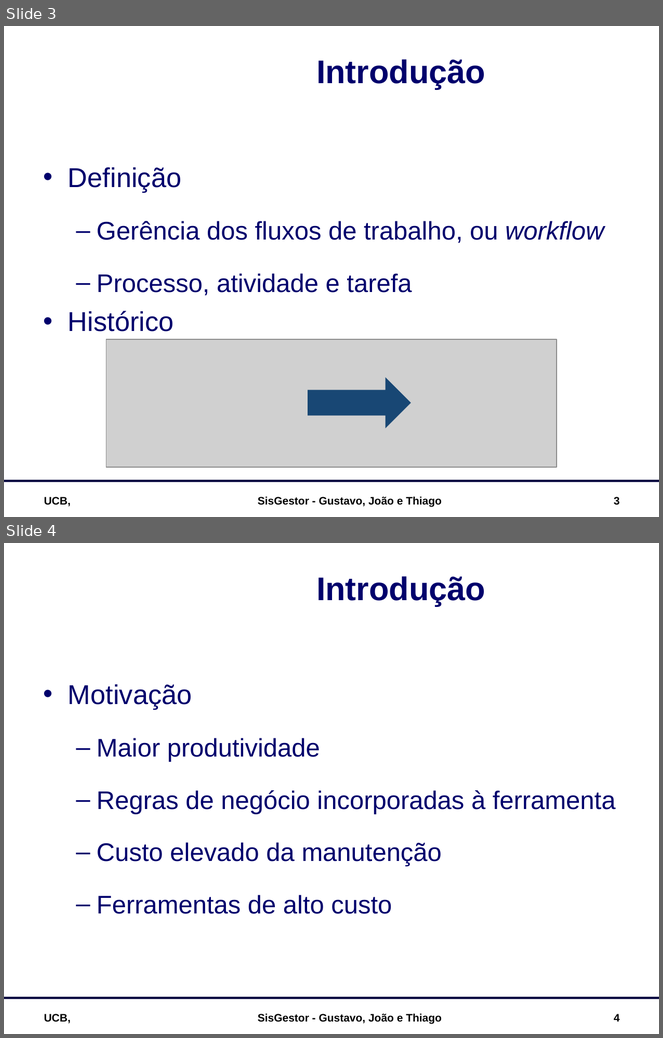
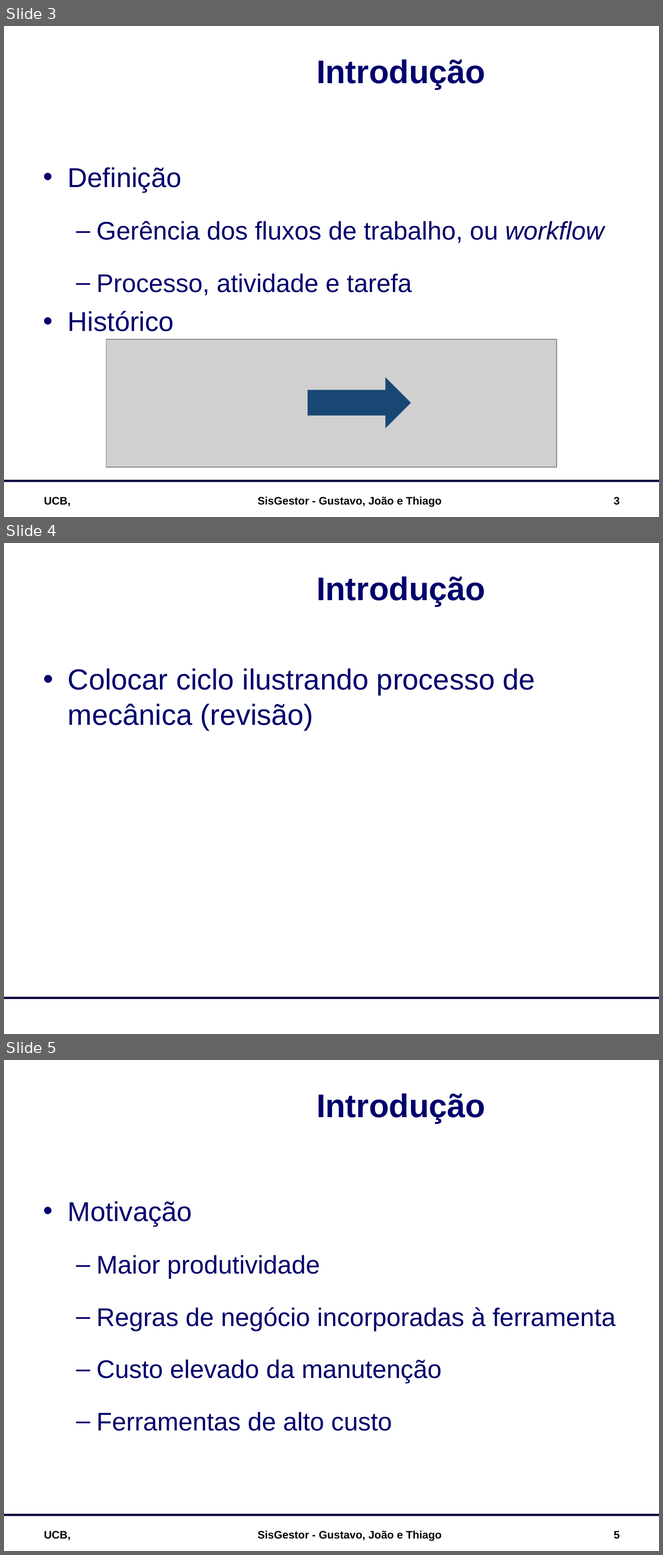
Before and after one commit to luciahsp/sisgestor, a slide deck: documentacao/SisGestor_Apresentação.ppt. Shown one above the other, each under a label of ours: slides 3 and 4 before the commit, slides 3, 4 and 5 after it. The pictures are 663x1038 and 663x1555 pixels, drawn with LibreOffice and Linux fonts; fonts in the diff are those of the drawing; grey boxes stand for pictures; background and template pictures are left out. Boxes give left, top, right and bottom in pixels: in the first picture for what was removed or moved away, otherwise in the second. Text is boxed around its words. In the diff, an @@ line names an element or a change of style, - is before the commit and + after.

```diff
--- a/documentacao/SisGestor_Apresentação.ppt
+++ b/documentacao/SisGestor_Apresentação.ppt
@@ slide 4 added at [4,543,659,1034], background picture (left out); not listed: 1 template element that a slide beside it also shows @@
@@ title added at [317,576,486,606], 36 pt, text #00006C, bold @@
+Introdução
@@ text added at [68,668,535,730], 32 pt, text #00006C @@
+• Colocar ciclo ilustrando processo de mecânica (revisão)
@@ what was slide 4 is now slide 5 @@
@@ page number at [614,1531,620,1539]: text changed @@
-4
+5
```
Also in this commit, not shown: 4 slides changed, 2 other files.
